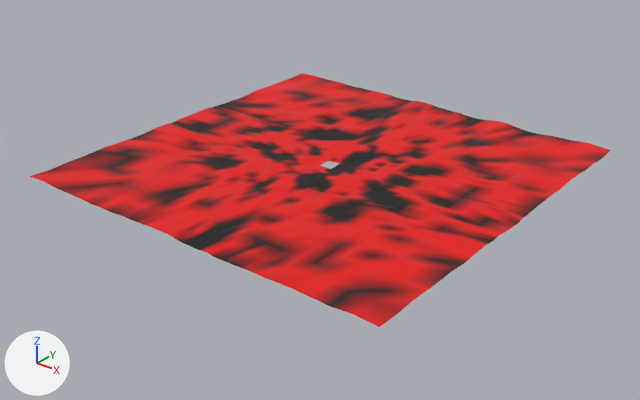
An edit to the glTF model public/assets/testmap/landscape_far.glb, drawn before and after from the same camera.
The view is the same before and after, from a camera (50 mm lens) standing at (6884.0, -8813.0, 4879.0) and looking at (36.0, -253.0, -429.0). The lights are fixed; the arrows at lower left show +X, +Y and +Z. The picture after the commit comes second.

Objects in the first picture: 'landscape_far'.
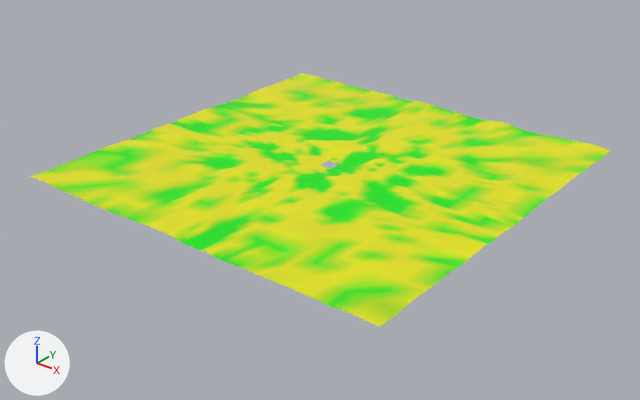
Pixel boxes [x1, y1, x2, y2] of what changed, in the pictures (640 x 400 px):
part 1 of me_landscape_far, recoloured (red to yellow): [30, 73, 609, 327] in both
part 2 of me_landscape_far, recoloured (red to green): [32, 77, 611, 314] in both
part 3 of me_landscape_far, recoloured: [83, 96, 537, 306] in both

The change in detail:
me_landscape_far has 5568 vertices, 10752 faces and spans x -2835.0..2835.0, y -2835.0..2835.0, z -3.0..55.0.
me_landscape_far is used by ob_landscape_far; location (0.0, 0.0, 0.0).
me_landscape_far part 1: 4894 faces centred in x -2727.0..2727.0, y -2727.0..2727.0, z -1.0..54.0 are repainted in the vertex colours; the middle colour goes from red #ff0000 to yellow #ffff00.
me_landscape_far part 2: 3132 faces centred in x -2727.0..2727.0, y -2727.0..2727.0, z 0.0..50.0 are repainted in the vertex colours; the middle colour goes from red #c00000 to green #c0ff00.
me_landscape_far part 3: 2726 faces centred in x -2727.0..2727.0, y -2727.0..2727.0, z -1.0..37.0 are repainted in the vertex colours; the middle colour goes from black #000000 to green #00ff00.
